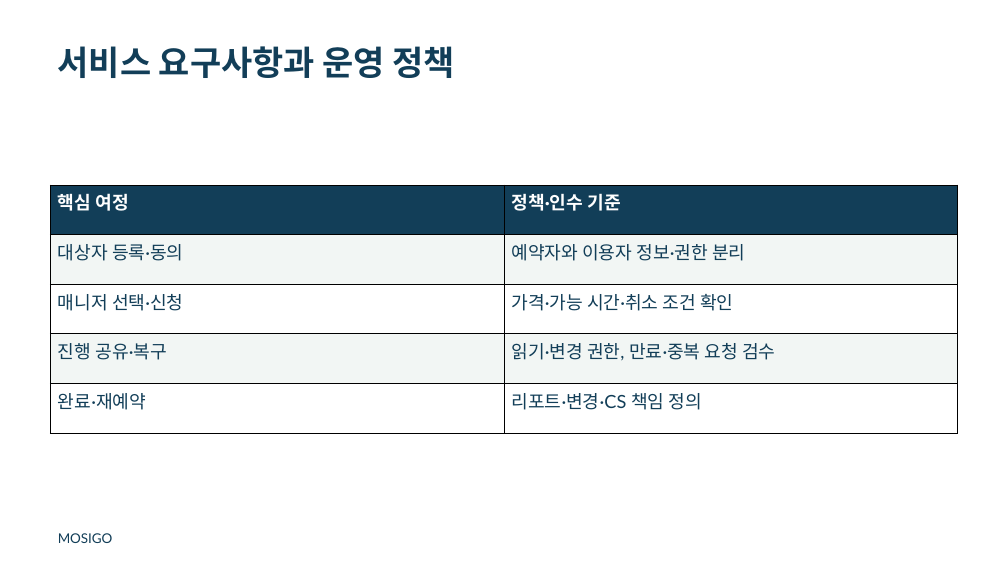
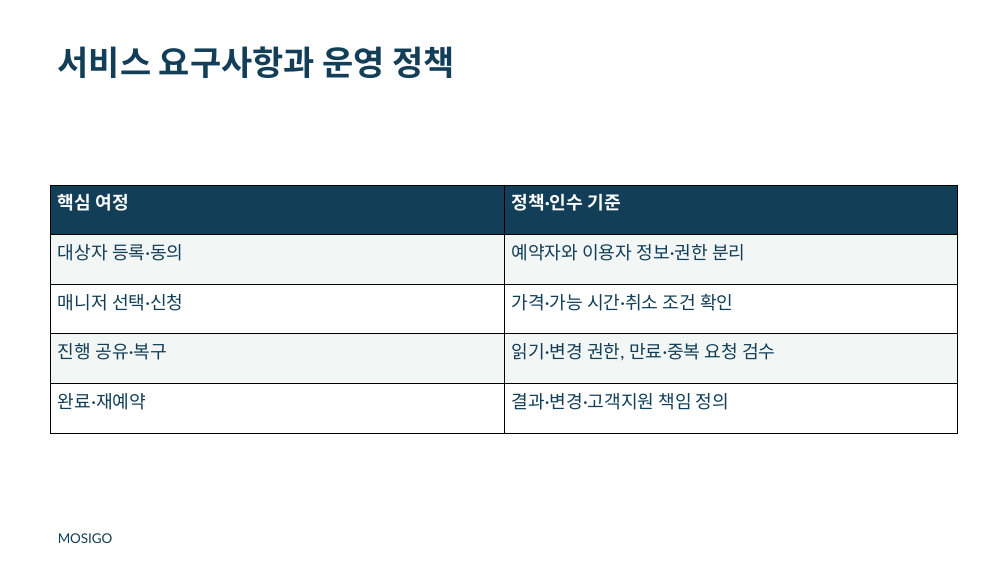
Before and after one commit to dohyunkimmm/mosigo-case-study, a slide deck: slide 6 of downloads/mosigo_report.pptx. Drawn at 1008x567 pixels with LibreOffice and Linux fonts; fonts in the diff are those of the drawing. Boxes give left, top, right and bottom in pixels: in the first picture for what was removed or moved away, otherwise in the second. Text is boxed around its words. In the diff, an @@ line names an element or a change of style, - is before the commit and + after.

```diff
--- a/downloads/mosigo_report.pptx
+++ b/downloads/mosigo_report.pptx
@@ table at bbox=[51, 185, 958, 433] @@
-row 5, column 2: 리포트·변경·CS 책임 정의
+row 5, column 2: 결과·변경·고객지원 책임 정의
```
Also in this commit, not shown: 7 other files.
